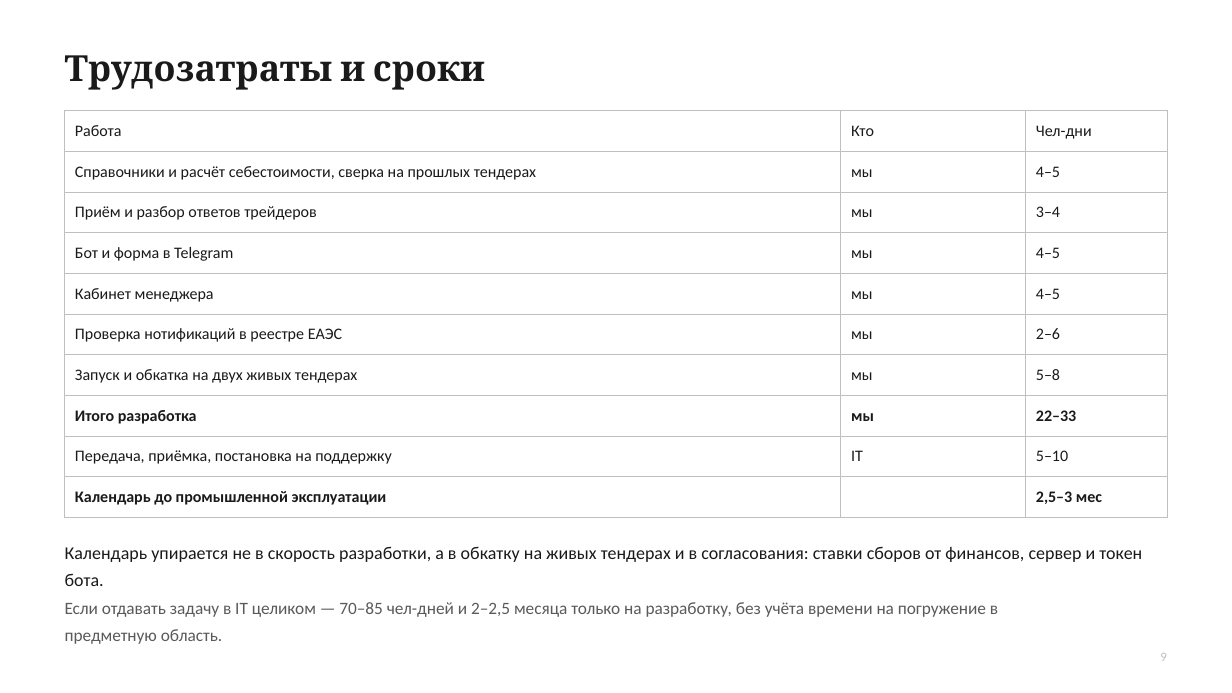
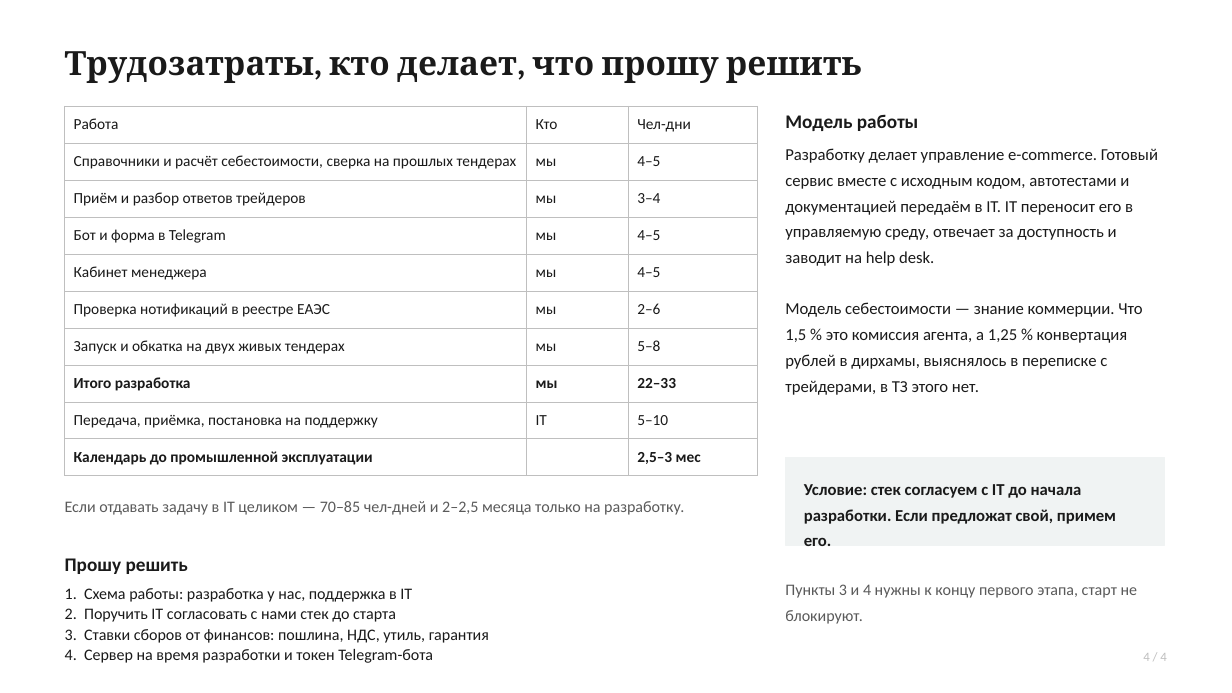
Before and after one commit to headecom5el/tender_calculator, a slide deck: slide 4 of docs/tendernyy-kalkulyator.pptx (slide 10 before the commit). Drawn at 1232x693 pixels with LibreOffice and Linux fonts; fonts in the diff are those of the drawing. Boxes give left, top, right and bottom in pixels: in the first picture for what was removed or moved away, otherwise in the second. Text is boxed around its words. In the diff, an @@ line names an element or a change of style, - is before the commit and + after.

```diff
--- a/docs/tendernyy-kalkulyator.pptx
+++ b/docs/tendernyy-kalkulyator.pptx
@@ text at bbox=[65, 51, 862, 83]: text changed; size 28 to 26 pt @@
-Трудозатраты и сроки
+Трудозатраты, кто делает, что прошу решить
@@ table at bbox=[65, 106, 758, 469] @@
@@ size 12.5 to 12 pt @@
@@ table: place and size @@
-table at bbox=[65, 111, 1167, 509]
+table at bbox=[65, 106, 758, 469]
@@ text added at bbox=[785, 114, 919, 131], 15 pt, text #1A1A1A, bold @@
+Модель работы
@@ text added at bbox=[785, 148, 1158, 395], 13 pt, text #1A1A1A @@
+Разработку делает управление e-commerce. Готовый сервис вместе с исходным кодом, автотестами и документацией передаём в IT. IT переносит его в управляемую среду, отвечает за доступность и заводит на help desk.
+Модель себестоимости — знание коммерции. Что 1,5 % это комиссия агента, а 1,25 % конвертация рублей в дирхамы, выяснялось в переписке с трейдерами, в ТЗ этого нет.
@@ rectangle added at bbox=[786, 457, 1165, 545], fill #F0F3F3, outline #F0F3F3 1 pt @@
@@ text at bbox=[65, 501, 684, 515]: text changed; size 13.5 to 12.5 pt @@
-Если отдавать задачу в IT целиком — 70–85 чел-дней и 2–2,5 месяца только на разработку, без учёта времени на погружение в предметную область.
+Если отдавать задачу в IT целиком — 70–85 чел-дней и 2–2,5 месяца только на разработку.
@@ text added at bbox=[804, 484, 1116, 546], 13 pt, text #1A1A1A, bold @@
+Условие: стек согласуем с IT до начала разработки. Если предложат свой, примем его.
@@ text removed at bbox=[65, 546, 1142, 586] @@
-Календарь упирается не в скорость разработки, а в обкатку на живых тендерах и в согласования: ставки сборов от финансов, сервер и токен бота.
@@ text added at bbox=[65, 558, 188, 574], 15 pt, text #1A1A1A, bold @@
+Прошу решить
@@ text added at bbox=[65, 588, 489, 663], 12.5 pt, text #1A1A1A @@
+1. Схема работы: разработка у нас, поддержка в IT
+2. Поручить IT согласовать с нами стек до старта
+3. Ставки сборов от финансов: пошлина, НДС, утиль, гарантия
+4. Сервер на время разработки и токен Telegram-бота
@@ text added at bbox=[785, 584, 1138, 624], 12.5 pt, text #5A5A5A @@
+Пункты 3 и 4 нужны к концу первого этапа, старт не блокируют.
@@ text added at bbox=[1143, 653, 1166, 659], 10 pt, text #BFBFBF @@
+4 / 4
```
Also in this commit, not shown: 2 other slides changed, 1 slide added, 8 slides removed, 1 other file.
